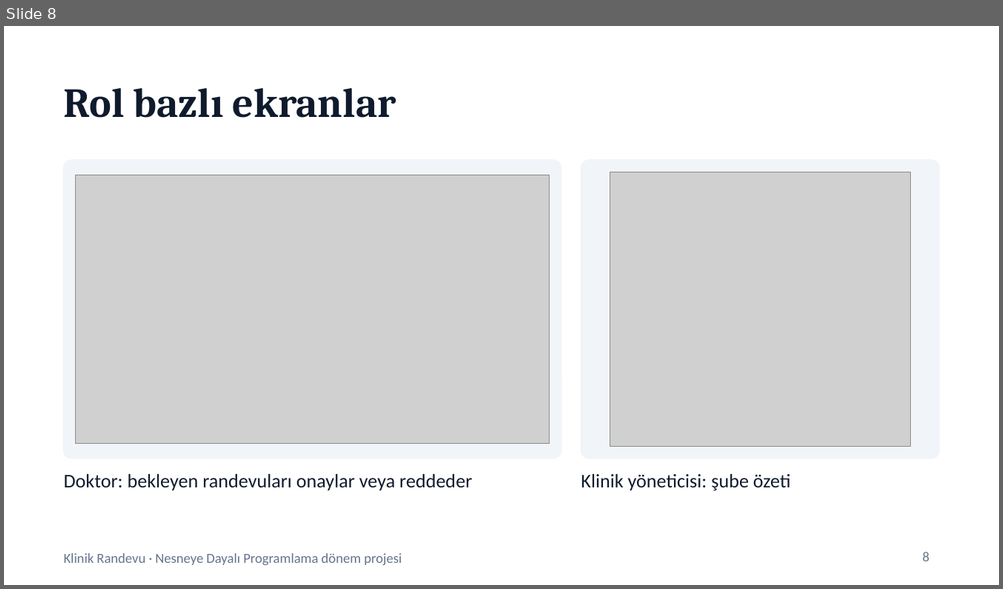
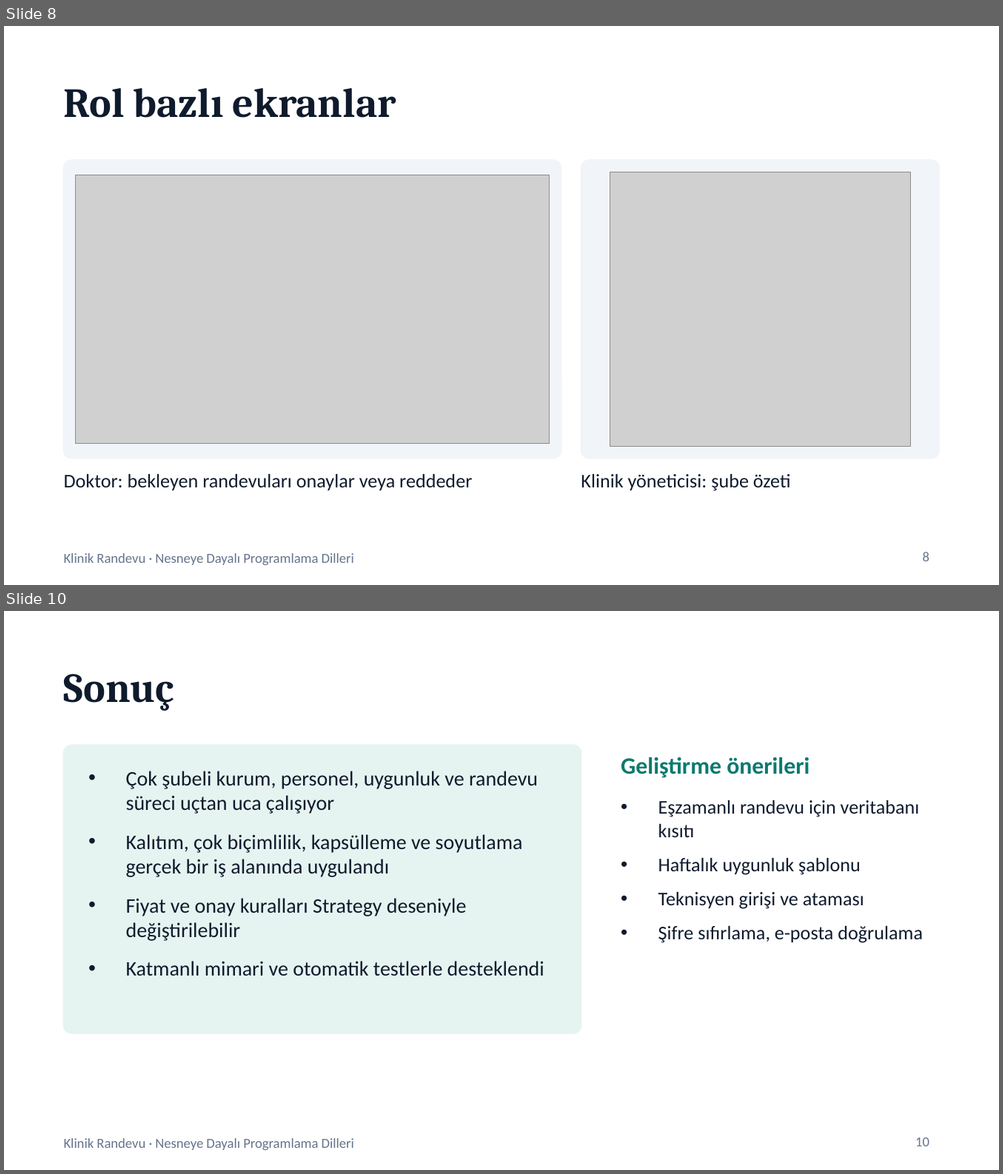
Before and after one commit to serdararici/clinic-appointment, a slide deck: docs/Klinik-Randevu-Sunum.pptx. Shown one above the other, each under a label of ours: slide 8 before the commit, slides 8 and 10 after it; the slides between them are not shown. The pictures are 1003x589 and 1003x1174 pixels, drawn with LibreOffice and Linux fonts; fonts in the diff are those of the drawing; grey boxes stand for pictures. Boxes give left, top, right and bottom in pixels: in the first picture for what was removed or moved away, otherwise in the second. Text is boxed around its words. In the diff, an @@ line names an element or a change of style, - is before the commit and + after.

```diff
--- a/docs/Klinik-Randevu-Sunum.pptx
+++ b/docs/Klinik-Randevu-Sunum.pptx
@@ slide 10 added at [4, 611, 999, 1170], background #FFFFFF; not listed: 1 template element that a slide beside it also shows @@
@@ title added at [64, 674, 174, 711], 30 pt, text #0F1B2D, bold @@
+Sonuç
@@ rounded rectangle added at [64, 745, 581, 1034], fill #E6F4F1, outline #E6F4F1 1 pt @@
@@ text added at [620, 757, 809, 778], 17 pt, text #0B7A6E, bold @@
+Geliştirme önerileri
@@ text added at [126, 771, 544, 976], 15 pt, text #0F1B2D @@
+• Çok şubeli kurum, personel, uygunluk ve randevu süreci uçtan uca çalışıyor
+• Kalıtım, çok biçimlilik, kapsülleme ve soyutlama gerçek bir iş alanında uygulandı
+• Fiyat ve onay kuralları Strategy deseniyle değiştirilebilir
+• Katmanlı mimari ve otomatik testlerle desteklendi
@@ text added at [658, 800, 922, 943], 14 pt, text #0F1B2D @@
+• Eşzamanlı randevu için veritabanı kısıtı
+• Haftalık uygunluk şablonu
+• Teknisyen girişi ve ataması
+• Şifre sıfırlama, e-posta doğrulama
@@ page number added at [915, 1138, 929, 1147], 10 pt, text #64748B @@
+10
@@ slide 8 changed as well @@
@@ text at [64, 554, 354, 565]: text changed @@
-Klinik Randevu · Nesneye Dayalı Programlama dönem projesi
+Klinik Randevu · Nesneye Dayalı Programlama Dilleri
```
Also in this commit, not shown: 7 other slides changed, 1 other slide added, 1 slide removed.
